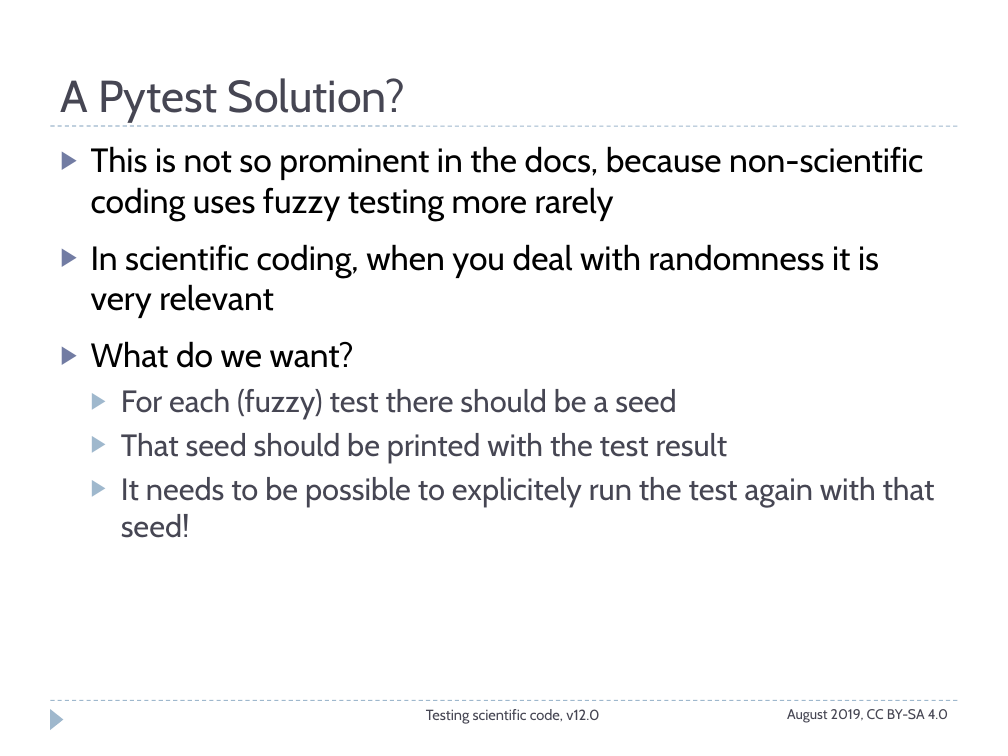
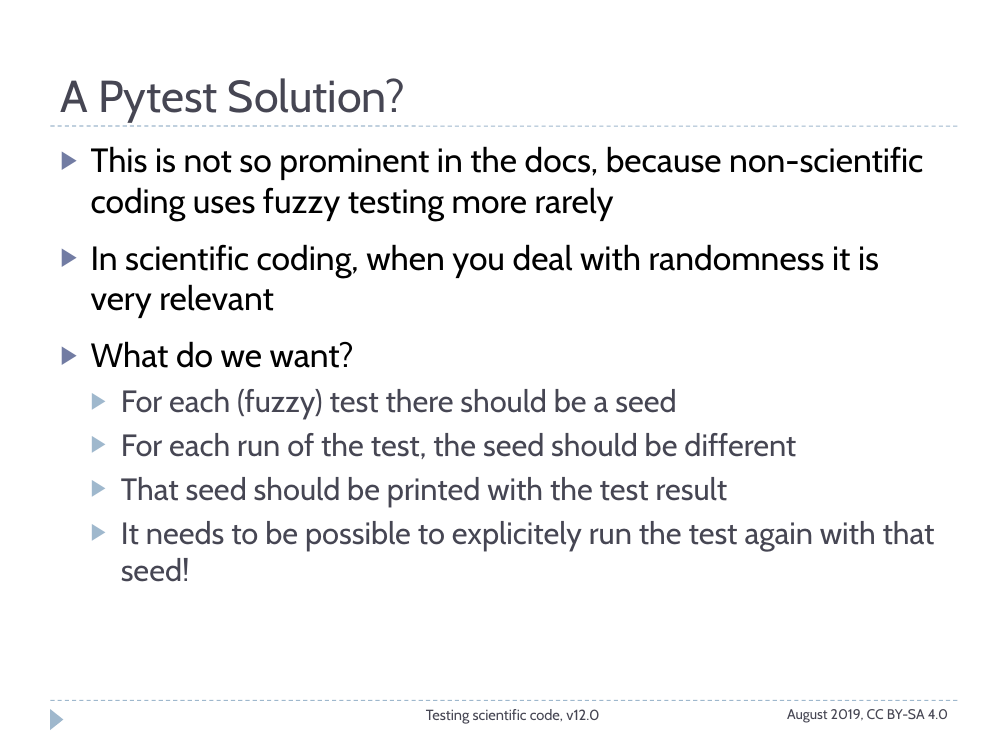
Before and after one commit to ASPP/testing_debugging_profiling, a slide deck: slide 21 of testing_part2.pptx (slide 18 before the commit). Drawn at 1008x756 pixels with LibreOffice and Linux fonts; fonts in the diff are those of the drawing. Boxes give left, top, right and bottom in pixels: in the first picture for what was removed or moved away, otherwise in the second. Text is boxed around its words. In the diff, an @@ line names an element or a change of style, - is before the commit and + after.

```diff
--- a/testing_part2.pptx
+++ b/testing_part2.pptx
@@ text at box(121, 433, 796, 459): paragraph added @@
+  ▶ For each run of the test, the seed should be different
```
Also in this commit, not shown: 14 other slides changed, 1 slide added, 3 slides removed, 11 other files.
